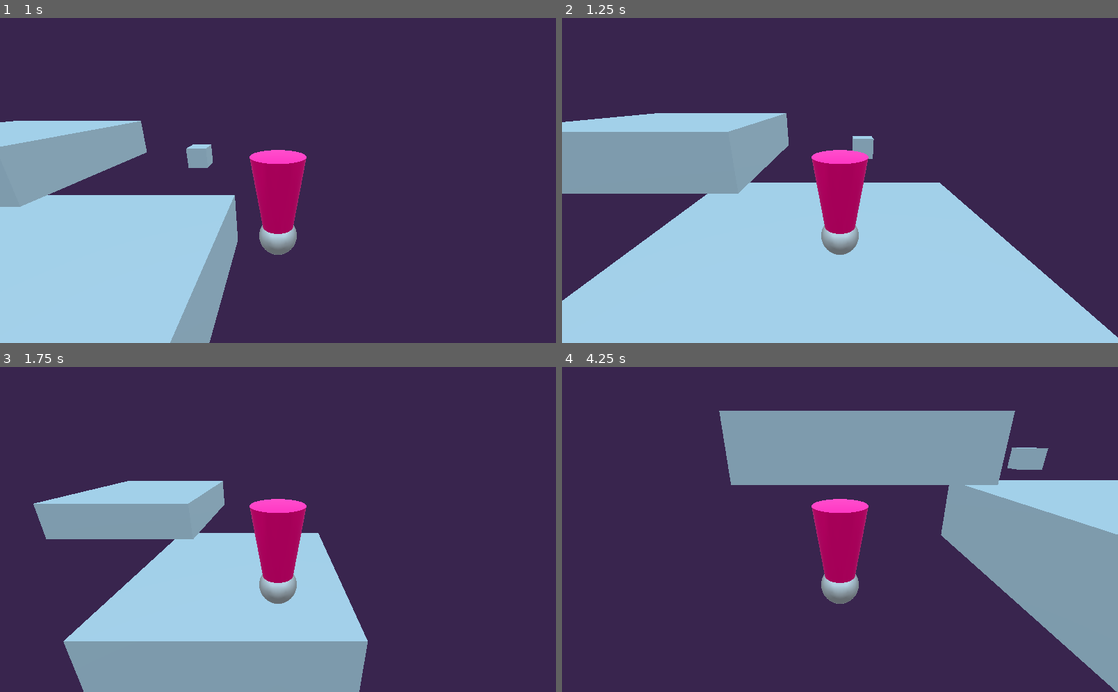
Above: before the commit, frames 1-4 (two rows, left to right).
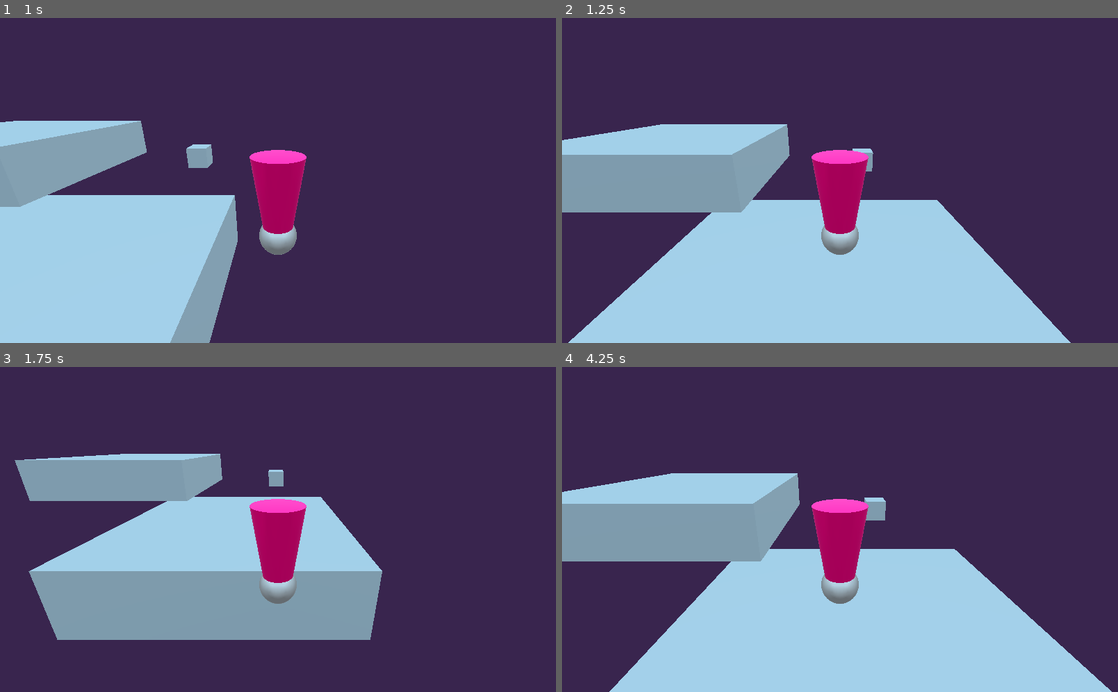
Above: after the commit, the same moments.

Repository: Sobsz/jumpy-game
Game: Godot game, scene res://TestLevel.tscn
Two runs of this game, one before a commit and one after it. Both use one fixed random seed, a clock stepped at 60 frames per second and the inputs below.
Inputs:
- Up to frame 1 (1 s): tap Enter at 0.5 s; hold D (move_right) from 0.53 s (still down); hold Space (move_jump) from 0.53 s (still down)
- Up to frame 2 (1.25 s): keep holding D (move_right); keep holding Space (move_jump)
- Up to frame 3 (1.75 s): release D (move_right) at 1.28 s; release Space (move_jump) at 1.28 s; hold S (move_backward) from 1.28 s (still down); tap Shift (move_slow) at 1.35 s; tap Space (move_jump) at 1.52, 1.55 s
- Up to frame 4 (4.25 s): tap Space (move_jump) at 1.82, 3.02, 3.05, 3.32 s; release S (move_backward) at 2.03 s; hold D (move_right) 2.03-2.78 s; hold Space (move_jump) 2.03-2.78 s; hold W (move_forward) 2.78-3.53 s; tap Shift (move_slow) at 2.85 s; hold A (move_left) from 3.53 s (still down); hold Space (move_jump) from 3.53 s (still down)

Frame 1 is identical in both runs. In frame 2, 14% of the frame differs, in the area x 0-100%, y 29-100%; in frame 3, 33%; in frame 4, 62%, in the area x 0-100%, y 13-100%.

Commit message:
allow for continuous jumping

Diff:
--- a/Player.gd
+++ b/Player.gd
@@ -40,6 +40,10 @@
 		cur_speed = speed
 		inertia_moment = pow(inertia, delta)
 
+	if Input.is_action_pressed("move_jump"):
+		if is_on_floor():
+			velocity.y = jump_power
+
 	velocity.x = velocity.x * inertia_moment + dir.x * cur_speed * (1 - inertia_moment)
 	velocity.z = velocity.z * inertia_moment + dir.z * cur_speed * (1 - inertia_moment)
 	velocity.y -= gravity * delta
@@ -49,9 +53,6 @@
 		restart()
 
 func _input(event):
-	if event.is_action_pressed("move_jump"):
-		if is_on_floor():
-			velocity.y = jump_power
 	if event.is_action_pressed("rotate_left"):
 		rotation_degrees.y = stepify(rotation_degrees.y, 45) + 45
 	if event.is_action_pressed("rotate_right"):
Not shown, changed: html5/jumpy-game.html
Not shown, changed: html5/jumpy-game.js
Not shown, changed: html5/jumpy-game.pck
Not shown, changed: html5/jumpy-game.wasm
